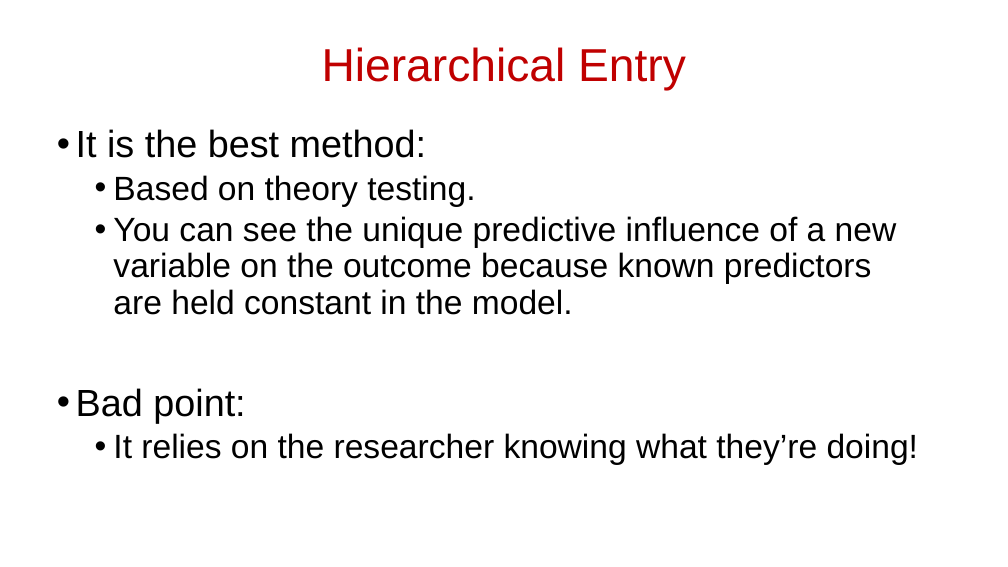
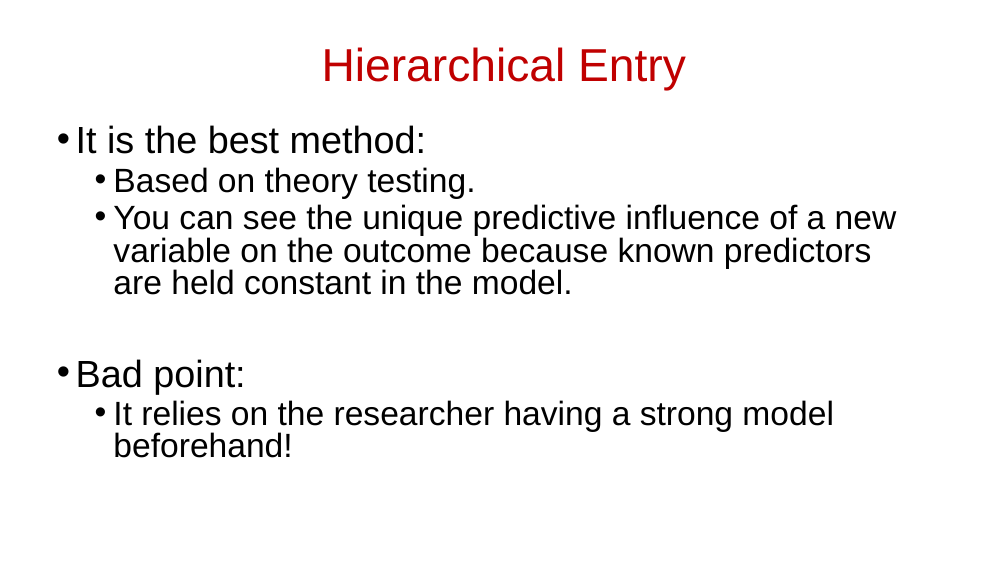
Before and after one commit to scream104/psych596, a slide deck: slide 23 of lecture-slides_upload/lecture/06_Statistical Methods_Making Predictions.pptx. Drawn at 1008x567 pixels with LibreOffice and Linux fonts; fonts in the diff are those of the drawing. Boxes give left, top, right and bottom in pixels: in the first picture for what was removed or moved away, otherwise in the second. Text is boxed around its words. In the diff, an @@ line names an element or a change of style, - is before the commit and + after.

```diff
--- a/lecture-slides_upload/lecture/06_Statistical Methods_Making Predictions.pptx
+++ b/lecture-slides_upload/lecture/06_Statistical Methods_Making Predictions.pptx
@@ text at box(76, 125, 897, 394): line spacing 0.9 to 0.8 @@
@@ text at box(113, 400, 834, 458): text changed @@
-  • It relies on the researcher knowing what they’re doing!
+  • It relies on the researcher having a strong model beforehand!
```
Also in this commit, not shown: 3 other slides changed, 3 other files.
